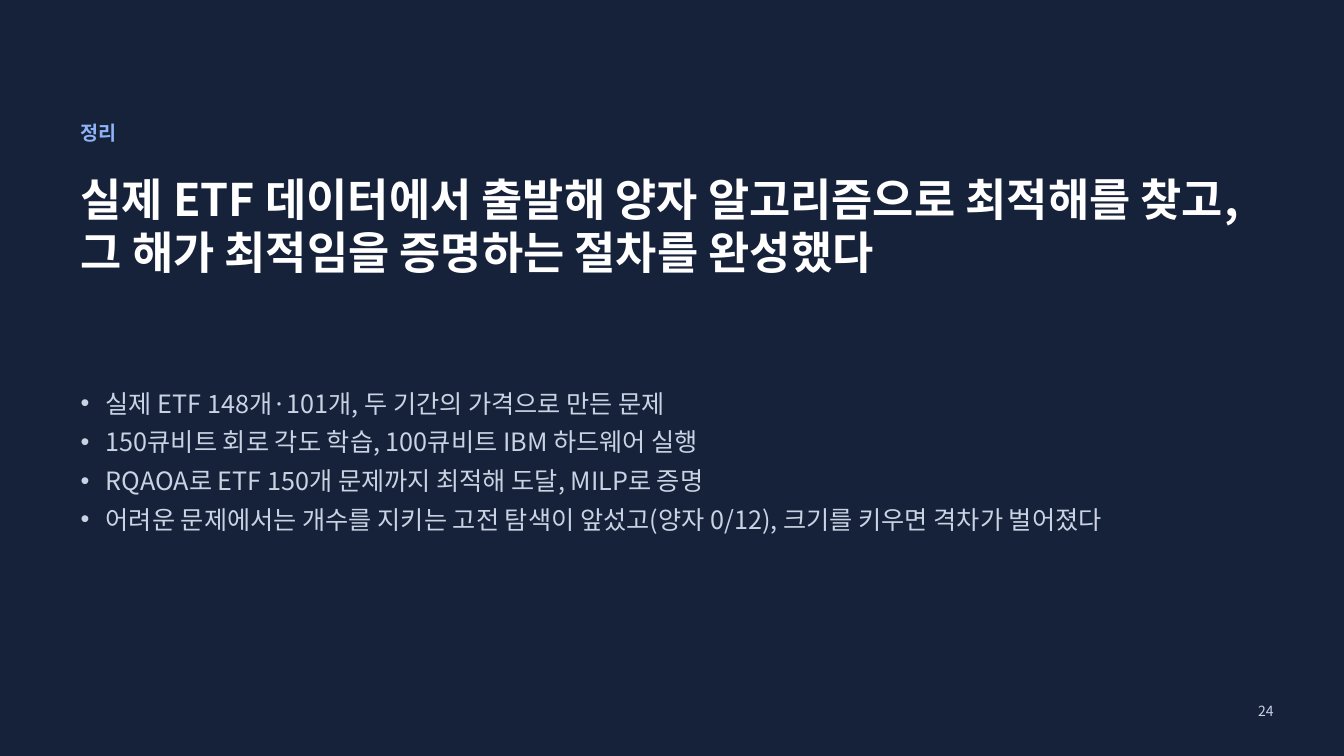
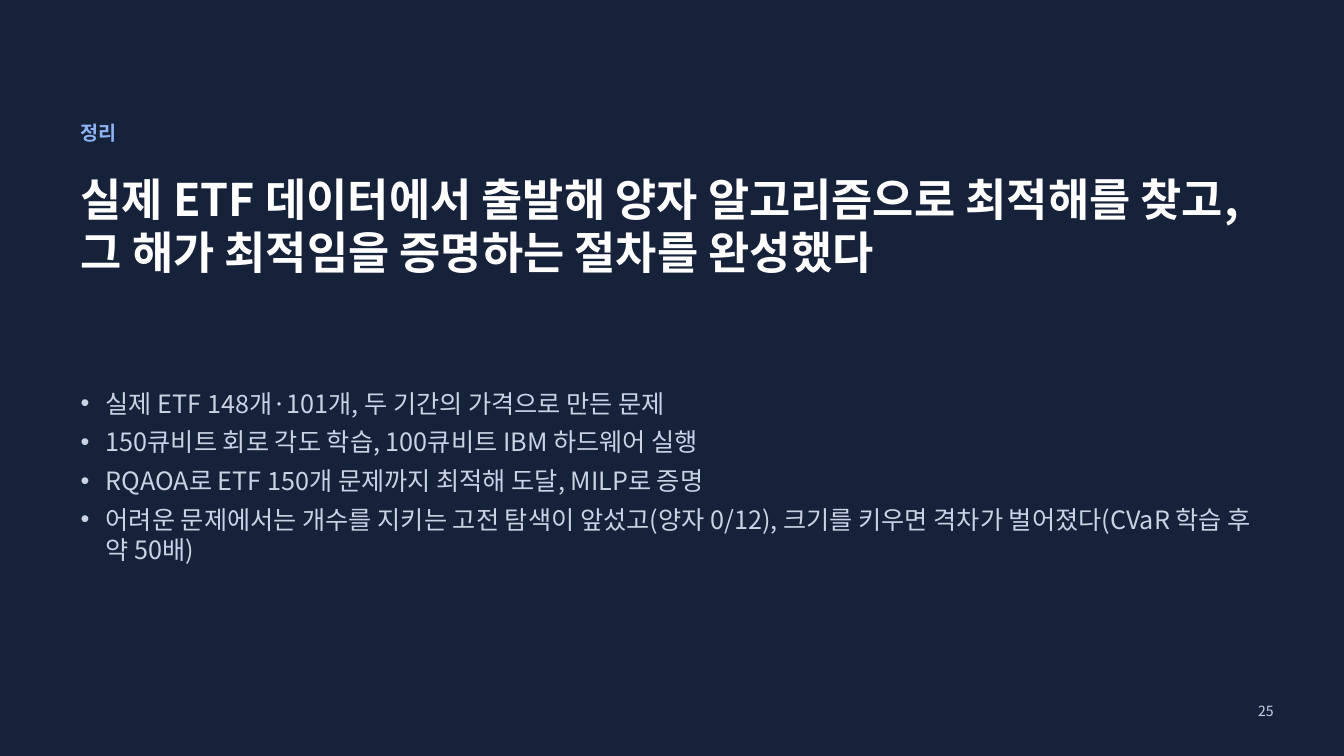
Before and after one commit to 202155570/norma-qaoa, a slide deck: slide 25 of docs/qaoa_achievements_2026-11-19.pptx (slide 24 before the commit). Drawn at 1344x756 pixels with LibreOffice and Linux fonts; fonts in the diff are those of the drawing. Boxes give left, top, right and bottom in pixels: in the first picture for what was removed or moved away, otherwise in the second. Text is boxed around its words. In the diff, an @@ line names an element or a change of style, - is before the commit and + after.

```diff
--- a/docs/qaoa_achievements_2026-11-19.pptx
+++ b/docs/qaoa_achievements_2026-11-19.pptx
@@ text at box(106, 508, 1251, 564): text changed @@
-• 어려운 문제에서는 개수를 지키는 고전 탐색이 앞섰고(양자 0/12), 크기를 키우면 격차가 벌어졌다
+• 어려운 문제에서는 개수를 지키는 고전 탐색이 앞섰고(양자 0/12), 크기를 키우면 격차가 벌어졌다(CVaR 학습 후 약 50배)
@@ page number at box(1258, 705, 1274, 716): text changed @@
-24
+25
```
Also in this commit, not shown: 4 other slides changed, 1 slide added, 8 other files.
